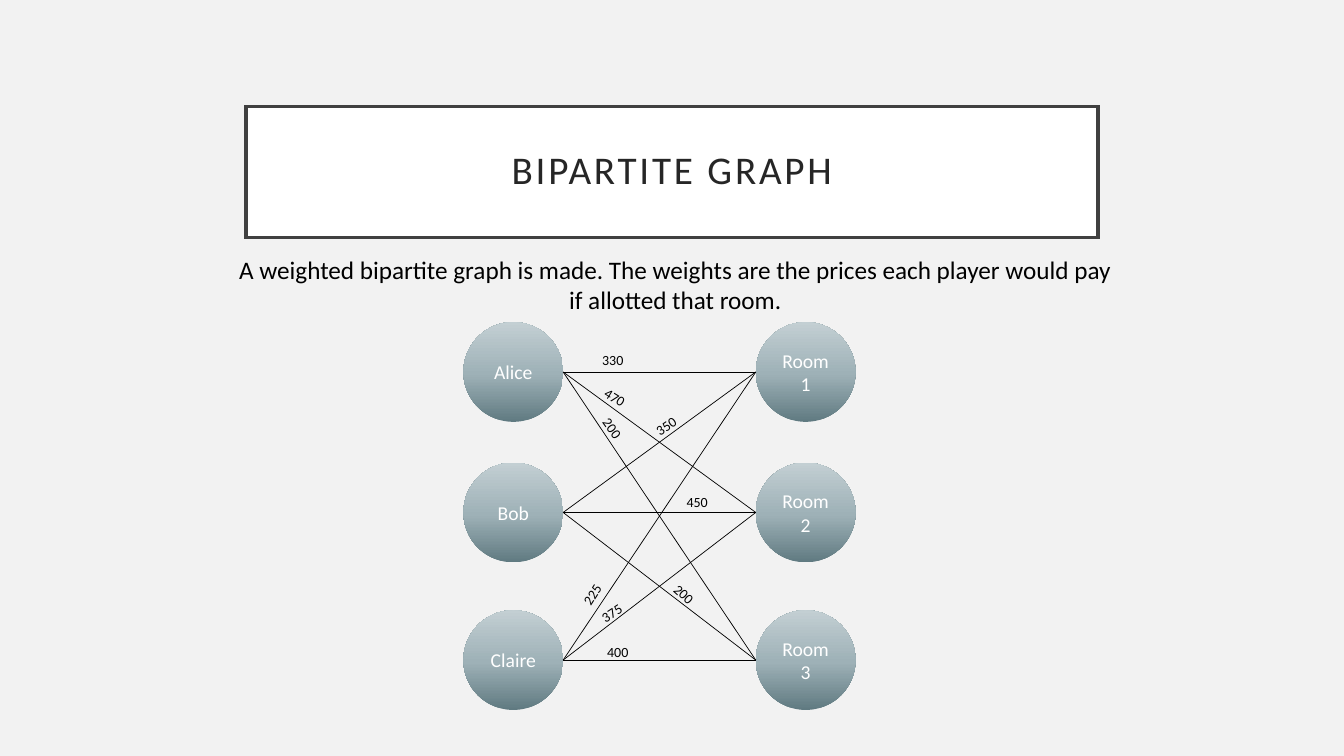
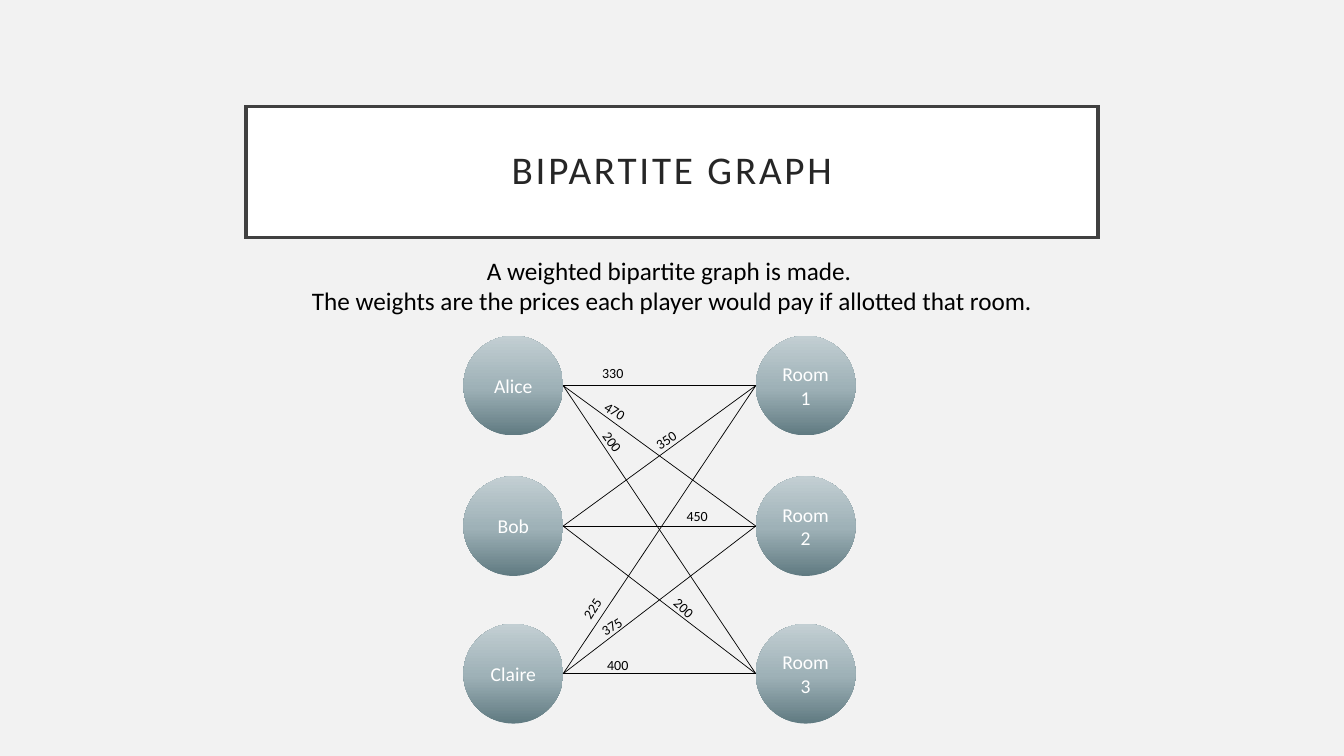
Before and after one commit to tanvinerkar/fair-rent-division, a slide deck: slide 6 of final-ppt.pptx. Drawn at 1344x756 pixels with LibreOffice and Linux fonts; fonts in the diff are those of the drawing. Boxes give left, top, right and bottom in pixels: in the first picture for what was removed or moved away, otherwise in the second. Text is boxed around its words. In the diff, an @@ line names an element or a change of style, - is before the commit and + after.

Commit message:
Edited presentation

```diff
--- a/final-ppt.pptx
+++ b/final-ppt.pptx
@@ text at <box>312,262,1031,315</box>: spaces changed @@
-A weighted bipartite graph is made. The weights are the prices each player would pay
-if allotted that room.
+A weighted bipartite graph is made.
+The weights are the prices each player would pay if allotted that room.
@@ 9 texts, 9 lines, 6 ellipses: place and size @@
-9 texts, 9 lines, 6 ellipses at <box>464,323,856,710</box>
+9 texts, 9 lines, 6 ellipses at <box>464,336,856,724</box>
```
Also in this commit, not shown: 2 other slides changed, 2 slides added, 2 other files.
